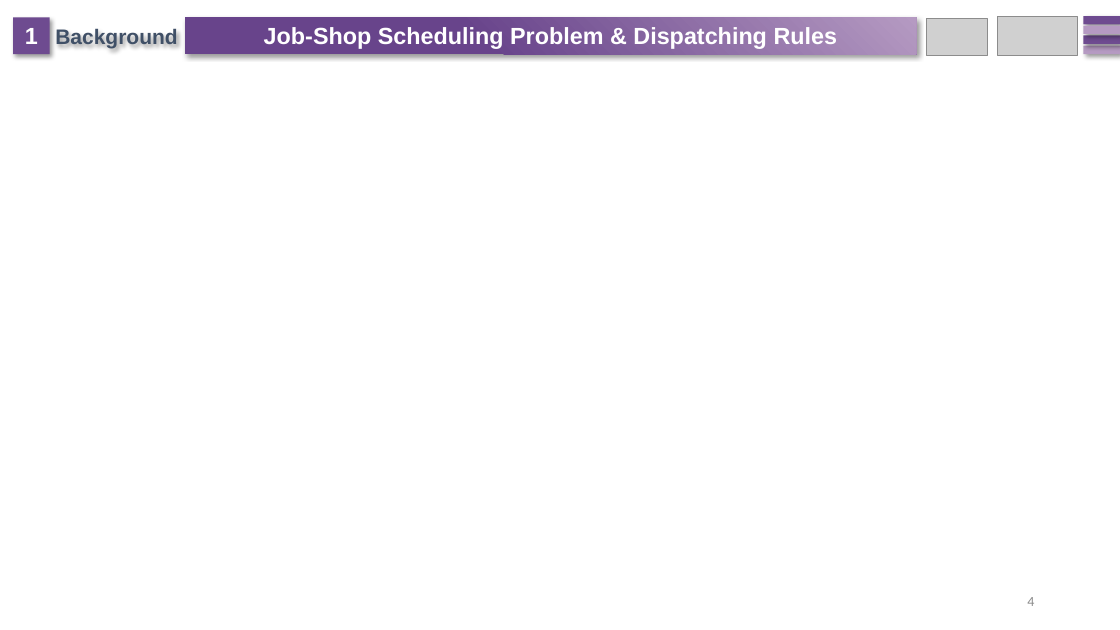
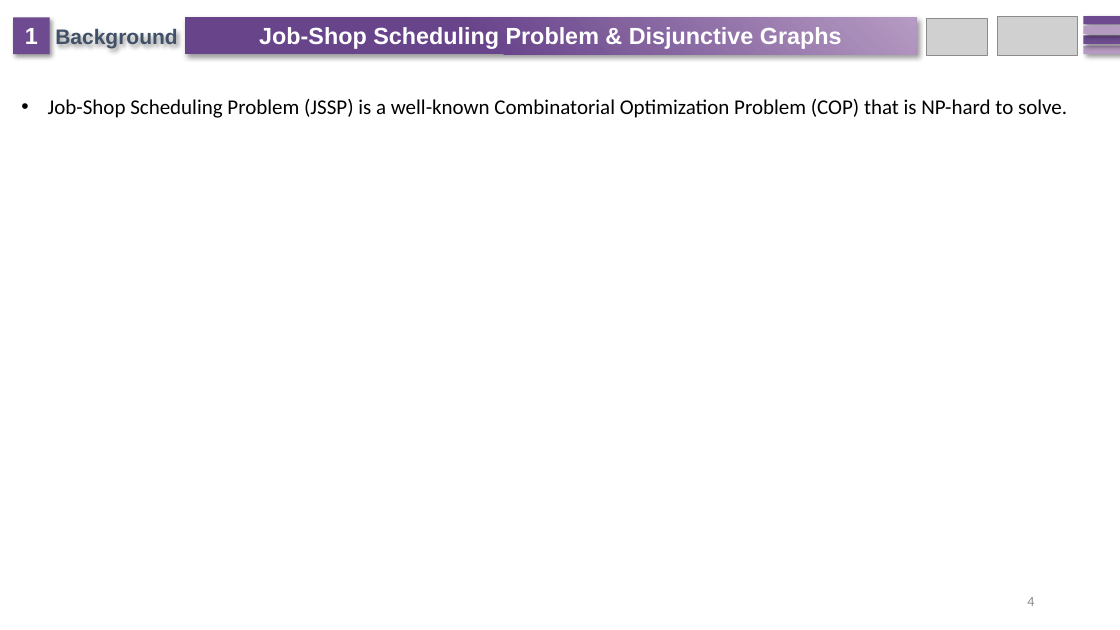
Before and after one commit to zcaicaros/L2D, a slide deck: slide 4 of NeurIPS L2D.pptx. Drawn at 1120x630 pixels with LibreOffice and Linux fonts; fonts in the diff are those of the drawing; grey boxes stand for pictures. Boxes give left, top, right and bottom in pixels: in the first picture for what was removed or moved away, otherwise in the second. Text is boxed around its words. In the diff, an @@ line names an element or a change of style, - is before the commit and + after.

```diff
--- a/NeurIPS L2D.pptx
+++ b/NeurIPS L2D.pptx
@@ text in rectangle at (x1=259, y1=27, x2=842, y2=49): text changed @@
-Job-Shop Scheduling Problem & Dispatching Rules
+Job-Shop Scheduling Problem & Disjunctive Graphs
@@ text added at (x1=48, y1=99, x2=1067, y2=118), 18 pt, text #000000 @@
+• Job-Shop Scheduling Problem (JSSP) is a well-known Combinatorial Optimization Problem (COP) that is NP-hard to solve.
```
Also in this commit, not shown: 1 other slide changed.
